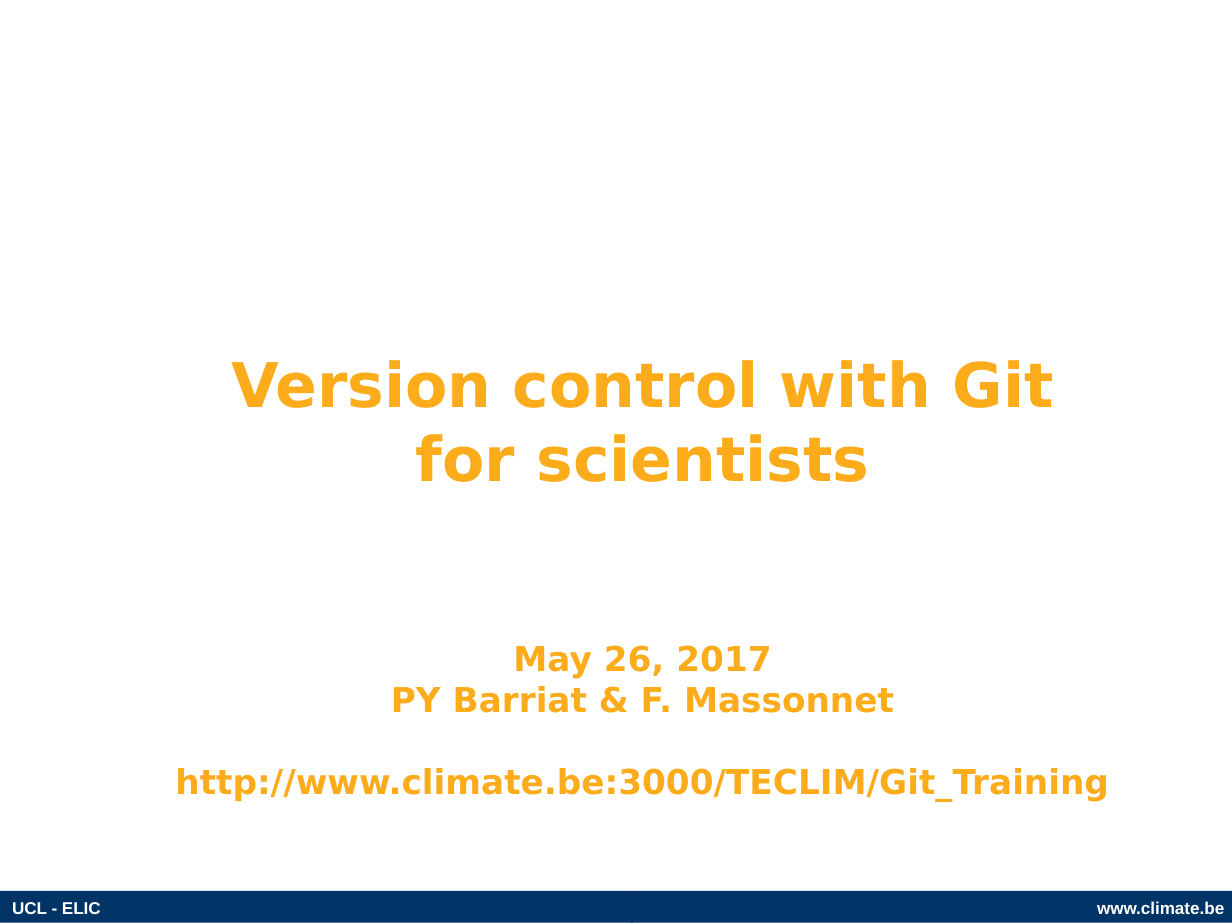
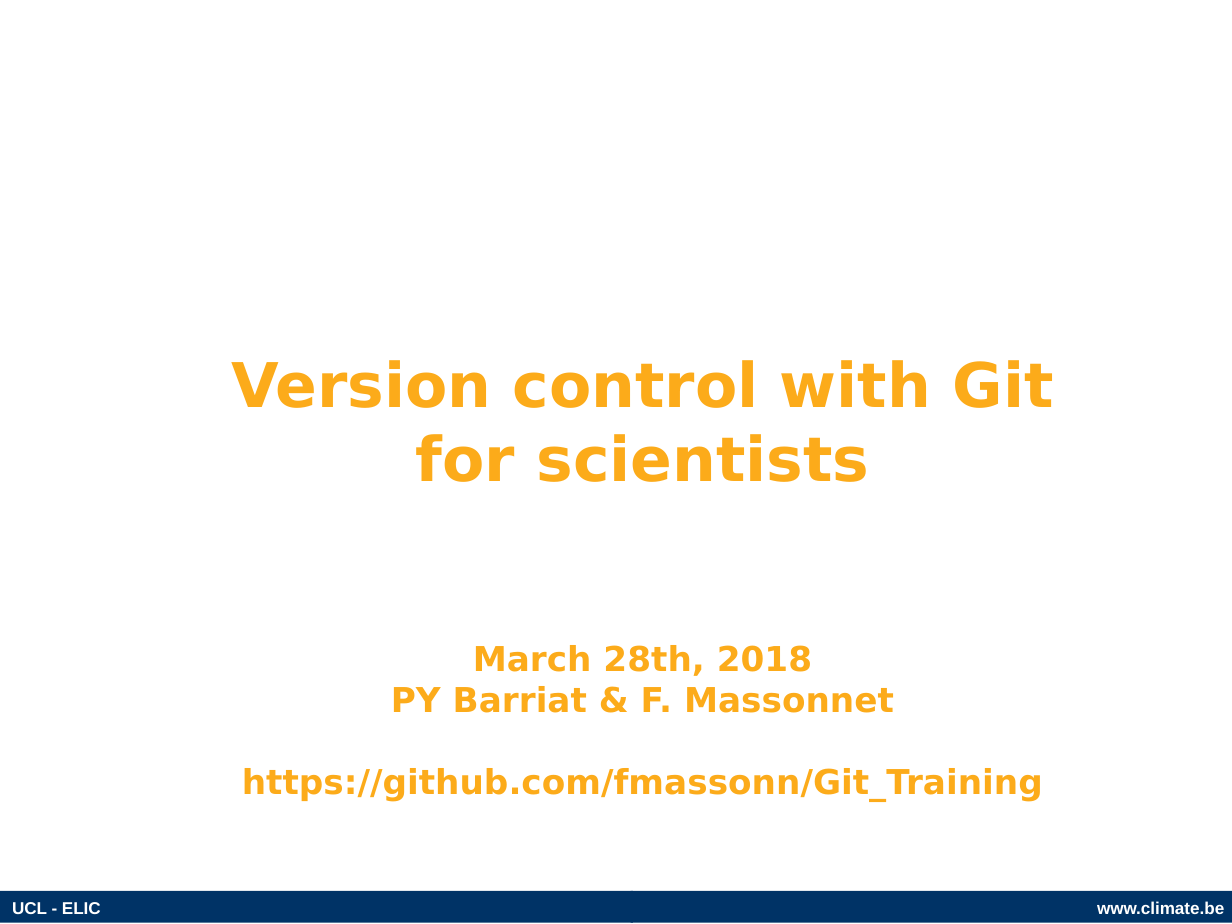
Before and after one commit to fmassonn/Git_Training, a slide deck: slide 1 of slides/Git.odp. Drawn at 1232x924 pixels with LibreOffice and Linux fonts; fonts in the diff are those of the drawing; background and template pictures are left out. Boxes give left, top, right and bottom in pixels: in the first picture for what was removed or moved away, otherwise in the second. Text is boxed around its words. In the diff, an @@ line names an element or a change of style, - is before the commit and + after.

```diff
--- a/slides/Git.odp
+++ b/slides/Git.odp
@@ title at [242, 645, 1043, 802]: text changed @@
-May 26, 2017
-PY Barriat & F. Massonnet
-http://www.climate.be:3000/TECLIM/Git_Training
+March 28th, 2018
+PY Barriat & F. Massonnet
+https://github.com/fmassonn/Git_Training
```
Also in this commit, not shown: 3 other slides changed, 7 slides removed, 2 other files.
